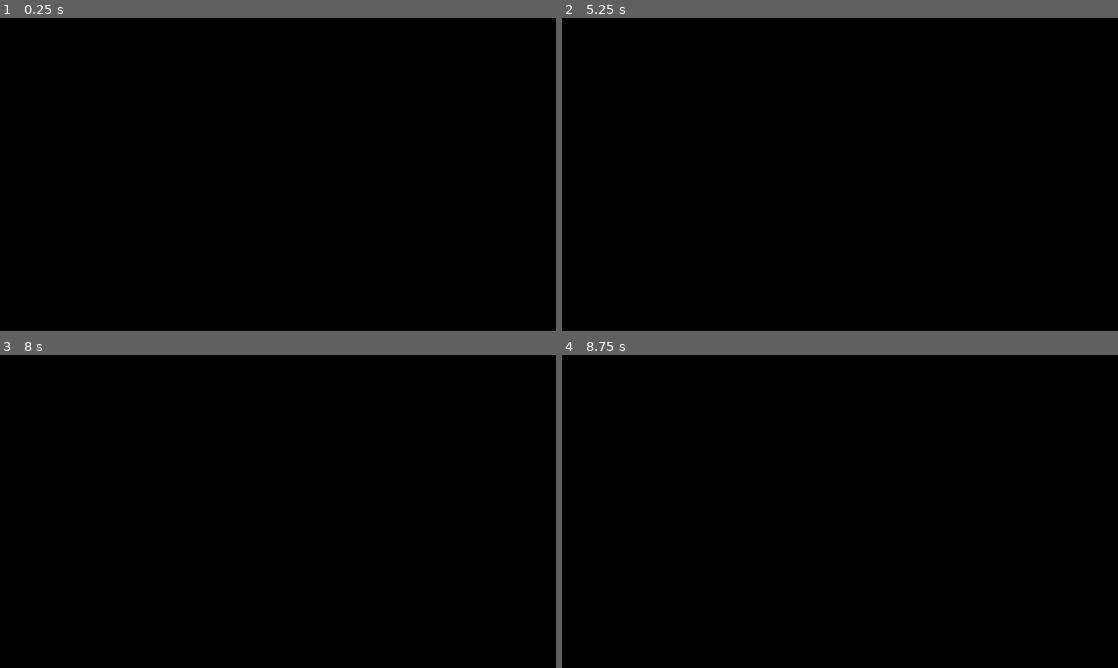
Above: before the commit, frames 1-4 (two rows, left to right).
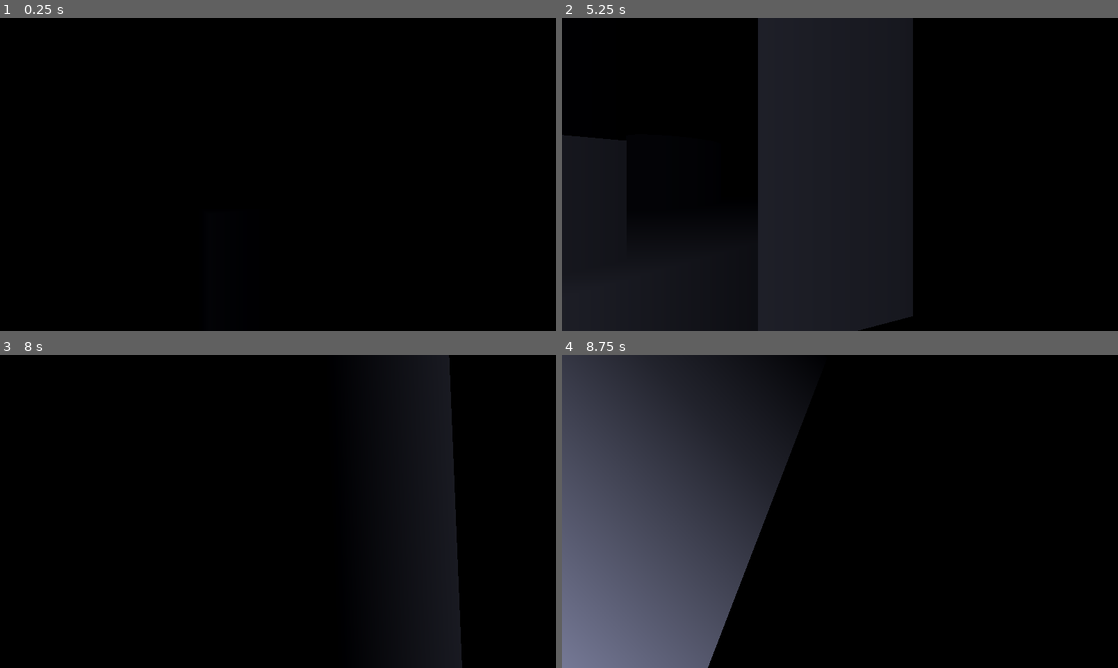
Above: after the commit, the same moments.

Repository: ddydsz/wild-jam-75
Game: Godot game, scene res://EcholocationDemo/DemoScene.tscn
Same seed, same stepped clock (60 frames per second), same inputs: the game is played once before the commit and once after it.
Inputs (mouse positions are in pixels of both pictures, inside the frame that each line leads up to):
- Up to frame 1 (0.25 s): no input
- Up to frame 2 (5.25 s): tap Enter at 0.5, 3.5 s; move the mouse to (962, 158) at 0.52 s; hold Right (ui_right) 0.53-1.28 s; hold Tab 0.53-1.28 s; click (962, 158) at 0.67 s; tap Space (action_jump) at 0.77, 1.52, 2, 3.02, 3.77, 4.52, 5 s; move the mouse to (728, 190) at 1.27 s; hold Down (ui_down) 1.28-2.03 s; tap Tab at 1.35, 2.85, 4.35 s; move the mouse to (895, 105) at 2.02 s; hold Right (ui_right) 2.03-2.78 s; hold Tab 2.03-2.78 s; move the mouse to (812, 237) at 2.77 s; hold Up (ui_up) 2.78-3.53 s; click (812, 237) at 2.92 s; move the mouse to (1006, 221) at 3.52 s; hold Tab 3.53-4.28 s; hold Left (ui_left) 3.53-5.03 s; move the mouse to (673, 127) at 4.27 s; move the mouse to (867, 174) at 5.02 s; hold Down (ui_down) from 5.03 s (still down); hold Tab from 5.03 s (still down); click (867, 174) at 5.17 s
- Up to frame 3 (8 s): move the mouse to (194, 433) at 5.77 s; release Down (ui_down) at 5.78 s; release Tab at 5.78 s; hold Right (ui_right) 5.78-6.53 s; tap Tab at 5.85, 7.35 s; tap Space (action_jump) at 6.02, 6.77, 7.25, 7.52 s; tap Enter at 6.5 s; move the mouse to (400, 495) at 6.52 s; hold Up (ui_up) 6.53-7.28 s; hold Tab 6.53-7.28 s; move the mouse to (166, 527) at 7.27 s; hold Right (ui_right) from 7.28 s (still down); click (166, 527) at 7.42 s
- Up to frame 4 (8.75 s): move the mouse to (895, 442) at 8.02 s; release Right (ui_right) at 8.03 s; hold Down (ui_down) from 8.03 s (still down); hold Tab from 8.03 s (still down)

The runs differ from the first frame. In frame 2, 38% of the frame differs, in the area x 0-64%, y 0-100%; in frame 3, 6.5%; in frame 4, 35%.
Error before the commit: Parse Error: Class "TpsCamera" hides a global script class. (res://EcholocationDemo/MainCamera.gd:3)
Error after the commit: Attempt to call function 'texture_create' in base 'null instance' on a null instance. (res://EcholocationDemo/world.gd:60)

Commit message:
pass pulse source array into shader

Diff:
--- a/EcholocationDemo/MainCamera.gd
+++ b/EcholocationDemo/MainCamera.gd
@@ -1,6 +1,6 @@
 extends Node3D
 
-class_name TpsCamera
+class_name MainCamera
 
 # Nodes
 @onready var camera_pivot : Node3D = self
@@ -24,7 +24,7 @@
 func set_is_cursor_visible(value): Input.set_mouse_mode(Input.MOUSE_MODE_VISIBLE if value else Input.MOUSE_MODE_CAPTURED)
 func get_is_cursor_visible(): return Input.get_mouse_mode() == Input.MOUSE_MODE_VISIBLE
 
-var speed = 0.005
+var speed = 1.0
 
 
 #####################
@@ -34,24 +34,26 @@
 func _ready() -> void:
 	self.is_cursor_visible = false
 
-
 func _process(delta: float) -> void:
 	process_basic_input()
 
 	if Input.is_action_pressed("ui_up"):
-		self.global_transform.origin += - $CameraRod/MainCamera.global_transform.basis.z * speed
+		self.global_transform.origin += - camera.global_transform.basis.z * delta * speed
 	if Input.is_action_pressed("ui_down"):
-		self.global_transform.origin += $CameraRod/MainCamera.global_transform.basis.z * speed
+		self.global_transform.origin += camera.global_transform.basis.z * delta * speed
 	if Input.is_action_pressed("ui_right"):
-		self.global_transform.origin += $CameraRod/MainCamera.global_transform.basis.x * speed
+		self.global_transform.origin += camera.global_transform.basis.x * delta * speed
 	if Input.is_action_pressed("ui_left"):
-		self.global_transform.origin += - $CameraRod/MainCamera.global_transform.basis.x * speed
+		self.global_transform.origin += - camera.global_transform.basis.x * delta * speed
+	if Input.is_key_pressed(KEY_TAB):
+		get_parent().update_ambient(1.0);
+	else:
+		get_parent().update_ambient(0.0);
 	#self.transform.origin = lerp(self.transform.origin, player.transform.origin, 0.1)
 
 
 func _unhandled_input(event: InputEvent) -> void:
 	process_mouse_input(event)
-
 
 
 ####################
--- a/EcholocationDemo/echo.gdshader
+++ b/EcholocationDemo/echo.gdshader
@@ -2,15 +2,17 @@
 
 render_mode unshaded;
 
-uniform sampler2D depth_texture : hint_depth_texture;
+//uniform sampler2D depth_texture : hint_depth_texture;
+uniform sampler2D pulse_sources;
+uniform vec3 pulse_color : source_color;
+const float pulse_speed = 5.0;
+const float pulse_duration = 2.0; /*sec*/
+uniform float pulse_elapsed;
 
-uniform float pulse_distance;
-uniform vec3 pulse_color : source_color;
-uniform float pulse_length = 0.025;
-uniform float pulse_fade_length = 0.5;
+uniform float ambient = 0.0;
 
 // inverse lerp
-float ilerp(float from, float to, float value){
+float ilerp(float from, float to, float value) {
   return (value - from) / (to - from);
 }
 
@@ -19,30 +21,47 @@
 }
 
 void fragment() {
-	float depth = FRAGCOORD.z;
-
-	// alternative way of getting depth, but for some reason didn't work for me
-	//float depth = texture(depth_texture, SCREEN_UV).x;
+	vec4 ndc = vec4((SCREEN_UV * 2.0) - 1.0, FRAGCOORD.z, 1.0);
+	vec4 frag_view = INV_PROJECTION_MATRIX * ndc;
+	frag_view /= frag_view.w;
+	//float linear_depth = -frag_view.z;
 
 	// linearize depth: https://godotshaders.com/shader/linear-depth-depth-fog/
-	vec3 ndc = vec3((SCREEN_UV * 2.0) - 1.0, depth);
-	vec4 view = INV_PROJECTION_MATRIX * vec4(ndc, 1.0);
-	view.xyz /= view.w;
-	float linear_depth = -view.z;
+	vec4 frag_world = INV_VIEW_MATRIX * frag_view;
 
+	float pulse = ambient * FRAGCOORD.z;
+	int pulse_count = textureSize(pulse_sources, 0).x;
+	// skip the first pixel, there always needs to be at least one
+	for (int i = 1; i < pulse_count; i += 1) {
+		vec4 pulse_source = texelFetch(pulse_sources, ivec2(i, 0), 0);
+		float dist = length(frag_world.xyz - pulse_source.xyz);
+		//float time_period = 4.0;
+		//float max_dist = 4.0;
+		//float target_dist = (TIME - pulse_source.w) * max_dist / time_period;
+		float target_dist = (pulse_elapsed - pulse_source.w) * pulse_speed;
+		float d = abs(target_dist - dist);
+		if (d < 0.1) { pulse += 1.0 / dist; }
+	}
 
-	float d = ilerp(pulse_length, pulse_fade_length, abs(pulse_distance - linear_depth));
-	float i = clamp( smoothstep(1.0, 0.0, d), 0.0, 1.0);
-
-	// non-smoothed pulse
-	//float a = step(min_distance, linear_depth) * (1.0 - step(max_distance, linear_depth));
-
-	ALBEDO = i * pulse_color;
+	if (FRAGCOORD.z > 0.3) {
+		pulse = clamp(pulse + (FRAGCOORD.z - 0.3) / 3.0, 0.0, 1.0);
+	}
+	ALBEDO = pulse * pulse_color;
+	//ALBEDO = pulse_color;
 }
 
-
-
+// tried using lights as pulse sources, but it was slow on my machine
 //void light() {
-	// Called for every pixel for every light affecting the material.
-	// Uncomment to replace the default light processing function with this one.
+	//vec4 ndc = vec4(FRAGCOORD.xy / VIEWPORT_SIZE * 2.0 - 1.0, FRAGCOORD.z, 1.0);
+	//vec4 frag_view = INV_PROJECTION_MATRIX * ndc;
+	//frag_view /= frag_view.w;
+	//float dist = length(LIGHT - frag_view.xyz);
+	////float target_dist = 5.0;
+	//float target_dist = mod(TIME, 5.0) * 2.0;
+	//float d = abs(target_dist - dist);
+	//if (d < 0.1) { d = 1.0; } else { d = 0.0; }
+	////float d = 0.0;
+	////if (dist > 0.8 && dist < 1.0) { d = 1.0; }
+	////DIFFUSE_LIGHT += clamp(dot(NORMAL, LIGHT) * d, 0.0, 1.0) * ATTENUATION * LIGHT_COLOR;
+	//DIFFUSE_LIGHT += d * ATTENUATION * LIGHT_COLOR;
 //}
--- a/EcholocationDemo/echo_material.tres
+++ b/EcholocationDemo/echo_material.tres
@@ -5,6 +5,8 @@
 [resource]
 render_priority = 0
 shader = ExtResource("1_6gmuu")
-shader_parameter/min_distance = 1.5
-shader_parameter/max_distance = 1.6
+shader_parameter/pulse_source = Vector4(0, 0, 0, 0)
+shader_parameter/pulse_distance = null
 shader_parameter/pulse_color = Color(0.466555, 0.480872, 0.595987, 1)
+shader_parameter/pulse_length = 0.025
+shader_parameter/pulse_fade_length = 0.5
--- a/EcholocationDemo/world.gd
+++ b/EcholocationDemo/world.gd
@@ -4,20 +4,58 @@
 
 var echo_material: ShaderMaterial
 
-var pulse_min_distance = 0.0;
-
-const pulse_width = 0.15;
-const pulse_max_range = 15.0;
-const pulse_speed = 15.0;
+var pulse_sources: Array[Vector4];
+var pulse_sources_tex: Texture2DRD = Texture2DRD.new();
+var pulse_elapsed = 0;
+var pulse_last = 0;
+var ambient = 0.0;
 
 # Called when the node enters the scene tree for the first time.
 func _ready():
 	echo_material = sphere.mesh.material;
+	# initialize it
+	echo_material.set_shader_parameter("pulse_sources", make_pulse_sources([]));
+
 
 # Called every frame. 'delta' is the elapsed time since the previous frame.
 func _process(delta):
-	pulse_min_distance += delta * pulse_speed;
-	if pulse_min_distance > pulse_max_range:
-		pulse_min_distance = 0
+	# TODO: instead of 2 pulses from the camera every 2 seconds,
+	# have something like space bar append a pulse position to pulse_sources
+	# and trigger the code after "pulse update logic"
+	pulse_elapsed += delta;
+	echo_material.set_shader_parameter("pulse_elapsed", pulse_elapsed);
+	if pulse_elapsed > pulse_last + 5:
+		pulse_last = pulse_elapsed;
+		var cam_pos = $Player/CameraRod/MainCamera.global_position;
+		pulse_sources = [
+			Vector4(cam_pos.x, cam_pos.y, cam_pos.z, pulse_elapsed),
+			Vector4(cam_pos.x, cam_pos.y, cam_pos.z, pulse_elapsed + 0.5),
+		];
 
-	echo_material.set_shader_parameter("pulse_distance", pulse_min_distance)
+		# pulse update logic
+		echo_material.set_shader_parameter("pulse_sources", make_pulse_sources(pulse_sources));
+
+func update_ambient(v):
+	if v != ambient:
+		ambient = v;
+		echo_material.set_shader_parameter("ambient", ambient)
+
+func make_pulse_sources(sources: Array[Vector4]):
+	var fmt = RDTextureFormat.new();
+	fmt.height = 1;
+	# we have to have at least one pixel or godot errors at dev.texture_create
+	fmt.width = len(sources) + 1;
+	fmt.usage_bits |= RenderingDevice.TEXTURE_USAGE_SAMPLING_BIT;
+	fmt.format = RenderingDevice.DATA_FORMAT_R32G32B32A32_SFLOAT;
+	var dev = RenderingServer.get_rendering_device();
+	var data = PackedFloat32Array([0.0, 0.0, 0.0, 0.0]);
+	for source in sources:
+		data.push_back(source.x);
+		data.push_back(source.y);
+		data.push_back(source.z);
+		data.push_back(source.w);
+	#godot gives an error, so I guess we don't need to manually free this?
+	#if (pulse_sources_tex.texture_rd_rid.is_valid()):
+		#RenderingServer.get_rendering_device().free_rid(pulse_sources_tex.texture_rd_rid);
+	pulse_sources_tex.texture_rd_rid = dev.texture_create(fmt, RDTextureView.new(), [data.to_byte_array()]);
+	return pulse_sources_tex
